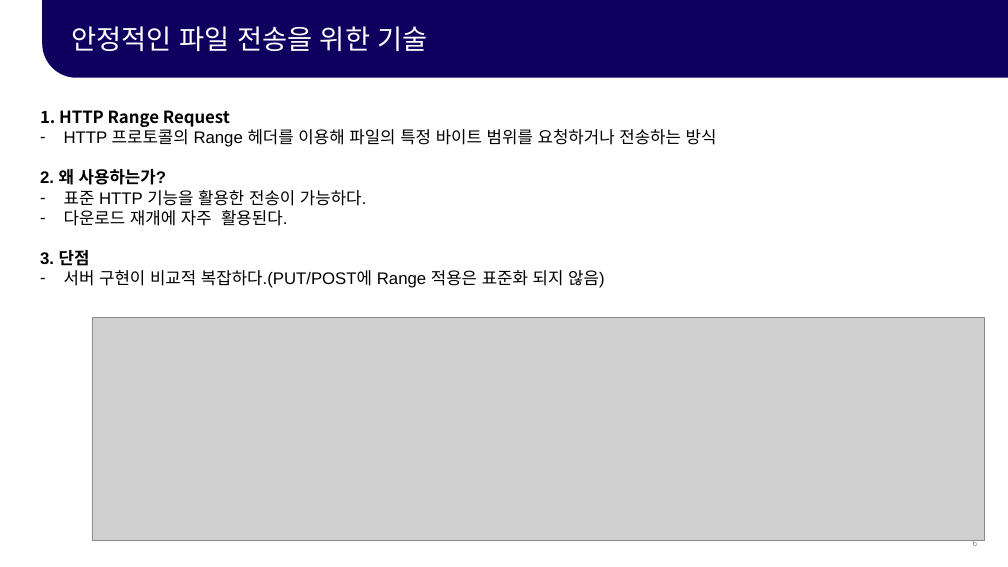
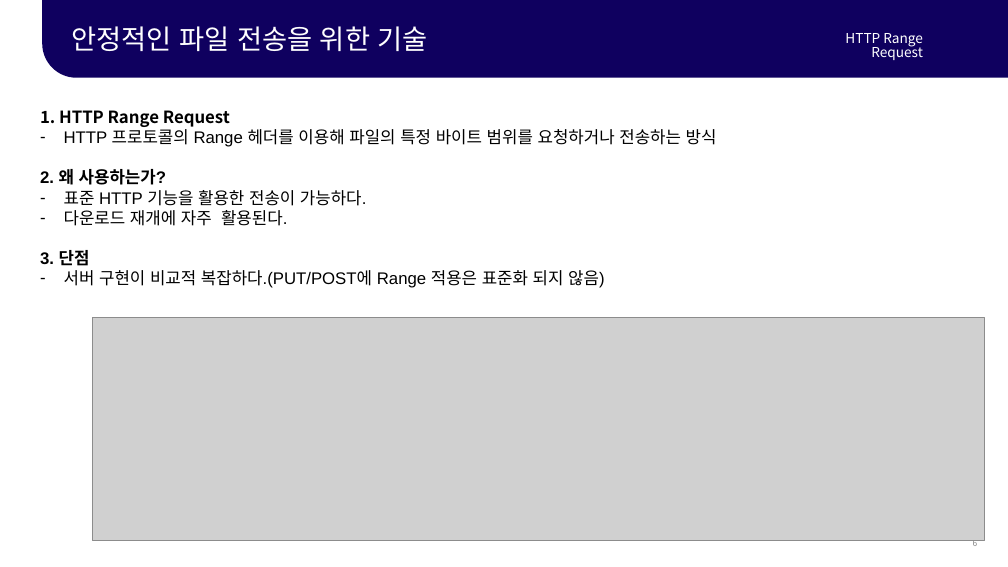
Before and after one commit to bytesize-Leo/seminar_1, a slide deck: slide 6 of docs/1주차-세미나(Leo Yang).pptx. Drawn at 1008x567 pixels with LibreOffice and Linux fonts; fonts in the diff are those of the drawing; grey boxes stand for pictures. Boxes give left, top, right and bottom in pixels: in the first picture for what was removed or moved away, otherwise in the second. Text is boxed around its words. In the diff, an @@ line names an element or a change of style, - is before the commit and + after.

```diff
--- a/docs/1주차-세미나(Leo Yang).pptx
+++ b/docs/1주차-세미나(Leo Yang).pptx
@@ text added at bbox=[845, 33, 923, 60], 13 pt, text #FFFFFF @@
+HTTP Range Request
```
Also in this commit, not shown: 4 other slides changed.
